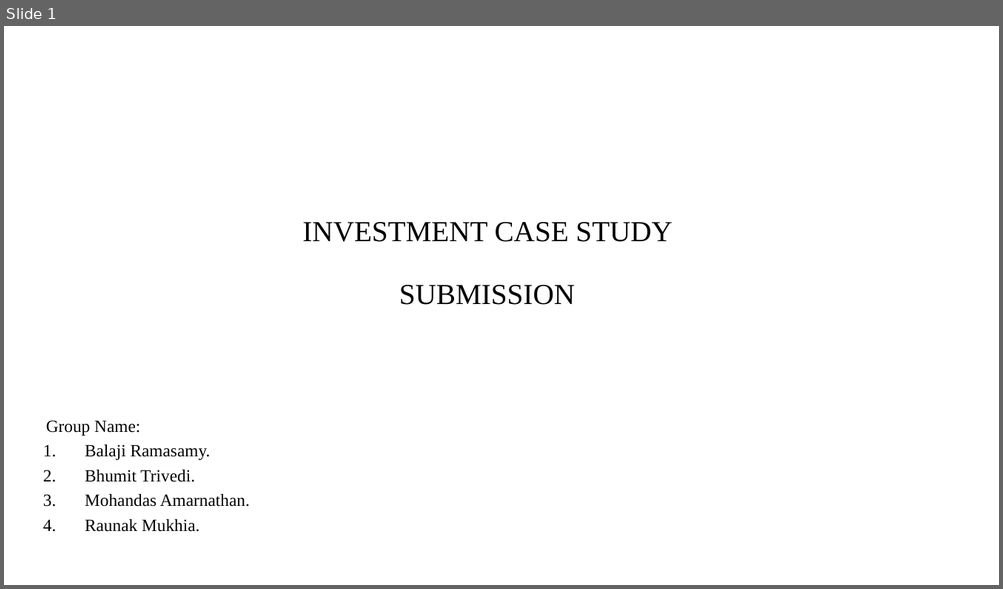
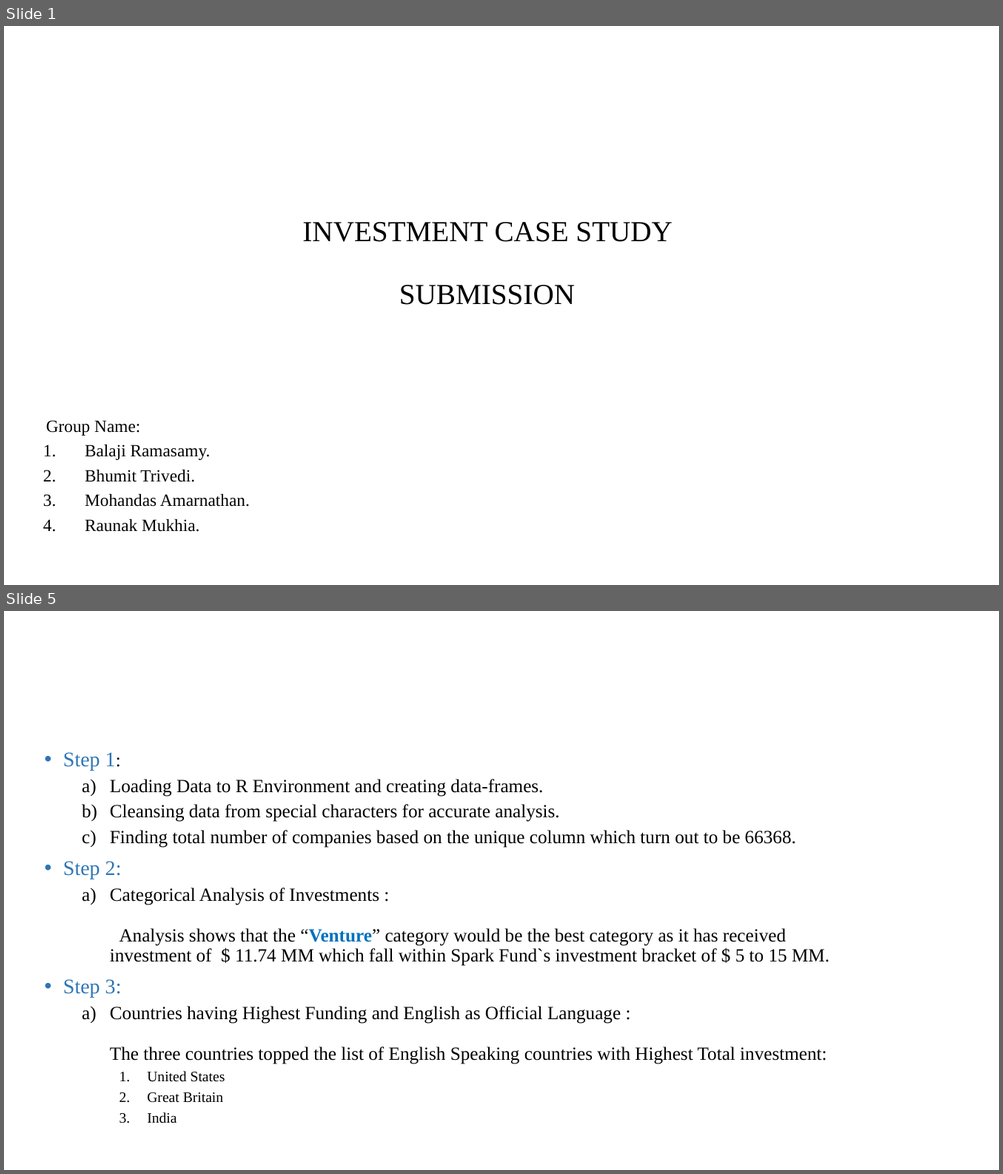
Before and after one commit to Bhumit-t/InvestmentCaseStuday, a slide deck: Spark Funds Presentation.pptx. Shown one above the other, each under a label of ours: slide 1 before the commit, slides 1 and 5 after it; the slides between them are not shown. The pictures are 1003x589 and 1003x1174 pixels, drawn with LibreOffice and Linux fonts; fonts in the diff are those of the drawing; background and template pictures are left out. Boxes give left, top, right and bottom in pixels: in the first picture for what was removed or moved away, otherwise in the second. Text is boxed around its words. In the diff, an @@ line names an element or a change of style, - is before the commit and + after.

```diff
--- a/Spark Funds Presentation.pptx
+++ b/Spark Funds Presentation.pptx
@@ slide 5 added at [4,611,999,1170], background #FFFFFF @@
@@ text added at [63,752,829,1124], 18 pt, text #000000 @@
+• Step 1:
+  a) Loading Data to R Environment and creating data-frames.
+  b) Cleansing data from special characters for accurate analysis.
+  c) Finding total number of companies based on the unique column which turn out to be 66368.
+• Step 2:
+  a) Categorical Analysis of Investments :
+     Analysis shows that the “Venture” category would be the best category as it has received investment of $ 11.74 MM which fall within Spark Fund`s investment bracket of $ 5 to 15 MM.
+• Step 3:
+  a) Countries having Highest Funding and English as Official Language :
+     The three countries topped the list of English Speaking countries with Highest Total investment:
+    1. United States
+    2. Great Britain
+    3. India
```
Also in this commit, not shown: 7 slides changed, 1 slide removed.
